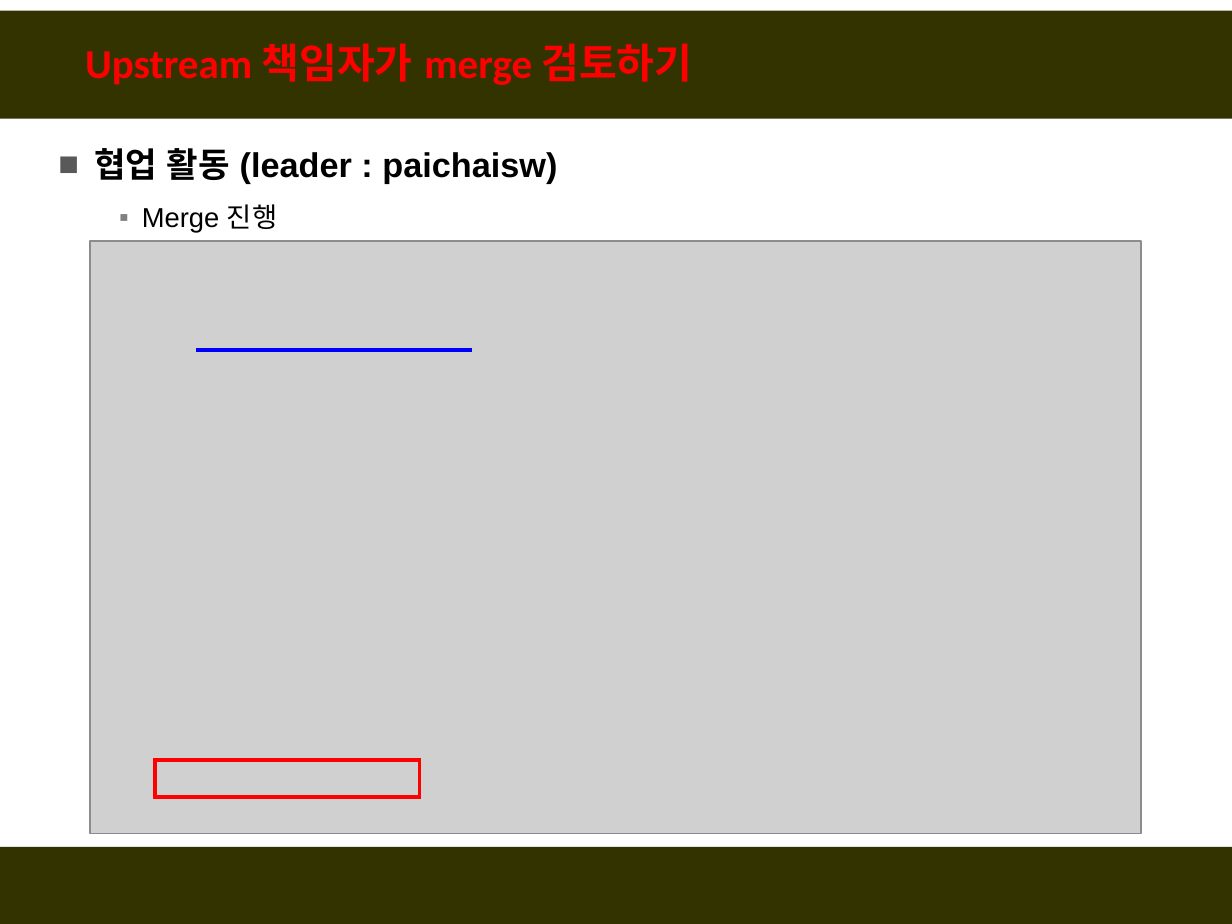
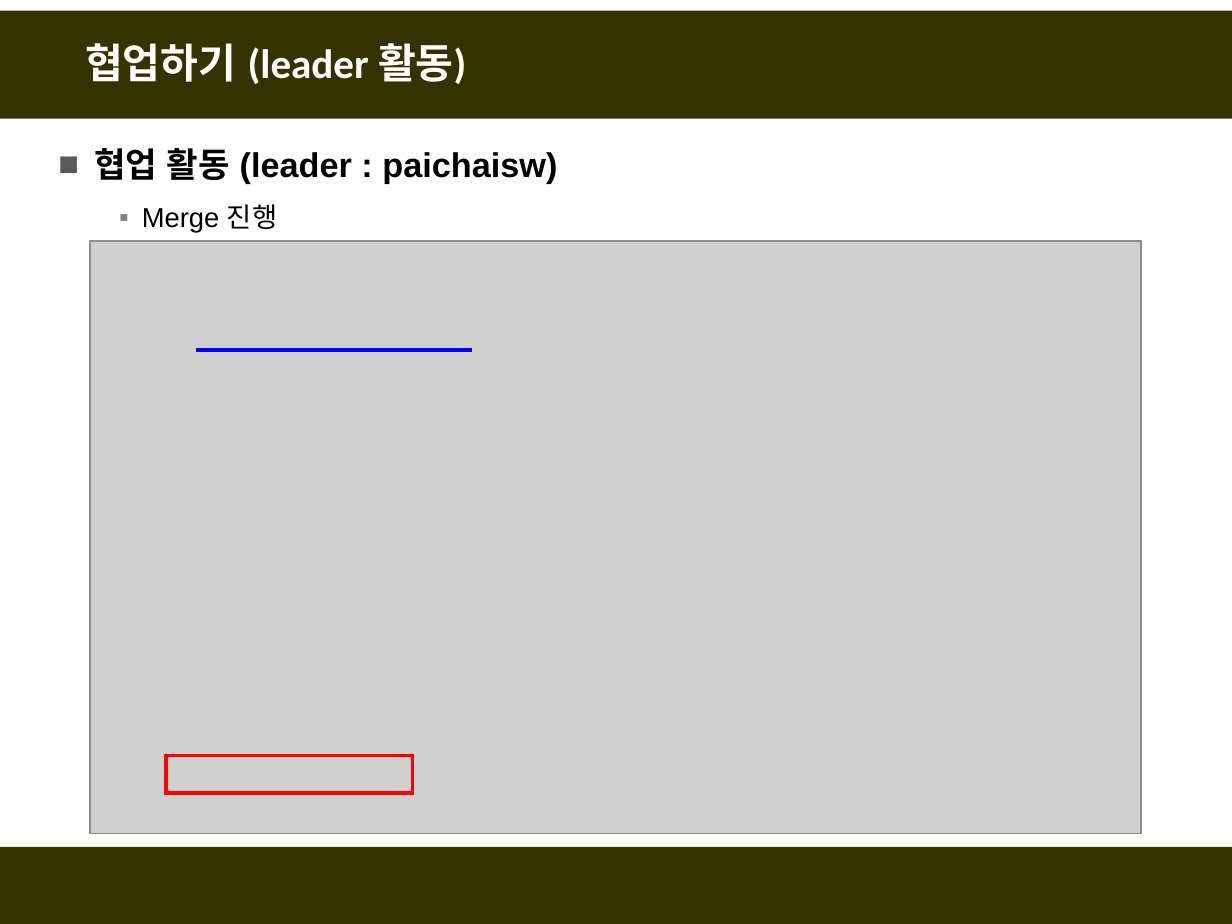
Before and after one commit to fasthill/github-lecture, a slide deck: slide 63 of git및github첫걸음4-협업하기.pptx. Drawn at 1232x924 pixels with LibreOffice and Linux fonts; fonts in the diff are those of the drawing; grey boxes stand for pictures. Boxes give left, top, right and bottom in pixels: in the first picture for what was removed or moved away, otherwise in the second. Text is boxed around its words. In the diff, an @@ line names an element or a change of style, - is before the commit and + after.

```diff
--- a/git및github첫걸음4-협업하기.pptx
+++ b/git및github첫걸음4-협업하기.pptx
@@ title at (x1=85, y1=43, x2=466, y2=84): text changed; text colour #FF0000 to #FFFFFF @@
-Upstream 책임자가 merge 검토하기
+협업하기 (leader 활동)
@@ rectangle resized from (x1=155, y1=760, x2=419, y2=797) to (x1=166, y1=755, x2=413, y2=792) @@
```
Also in this commit, not shown: 9 other slides changed, 5 slides added, 35 slides removed.
